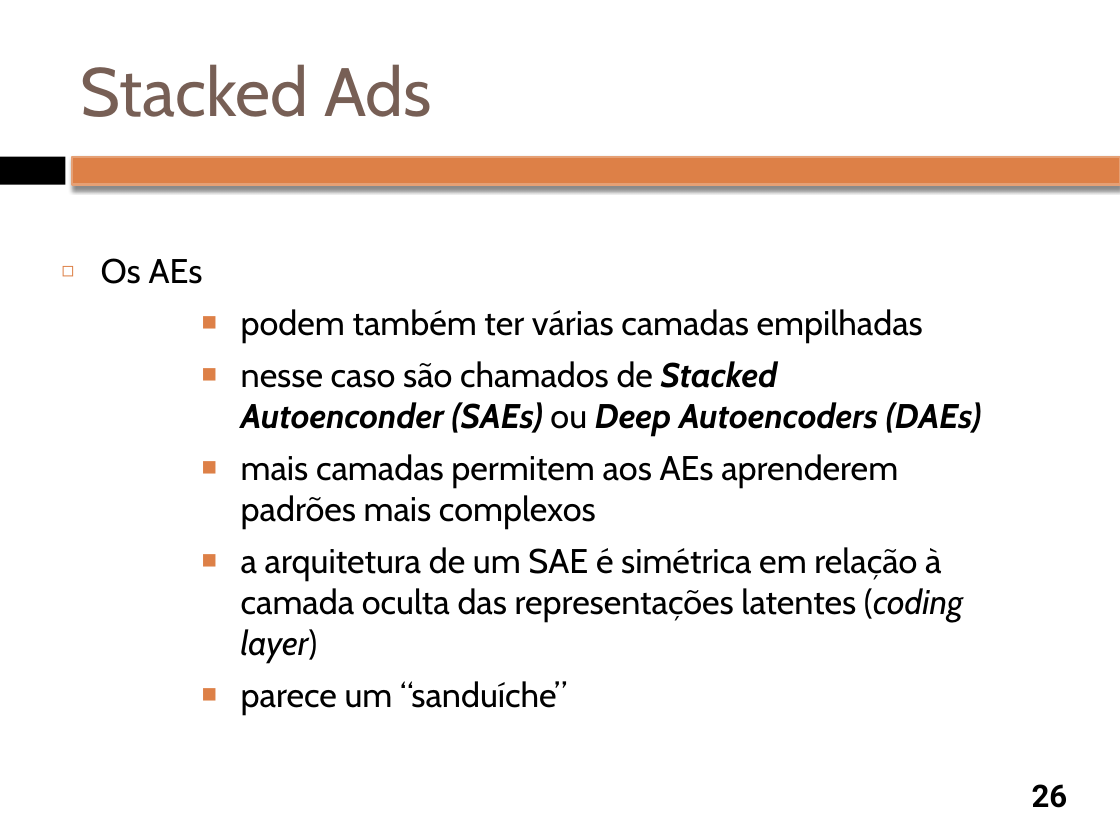
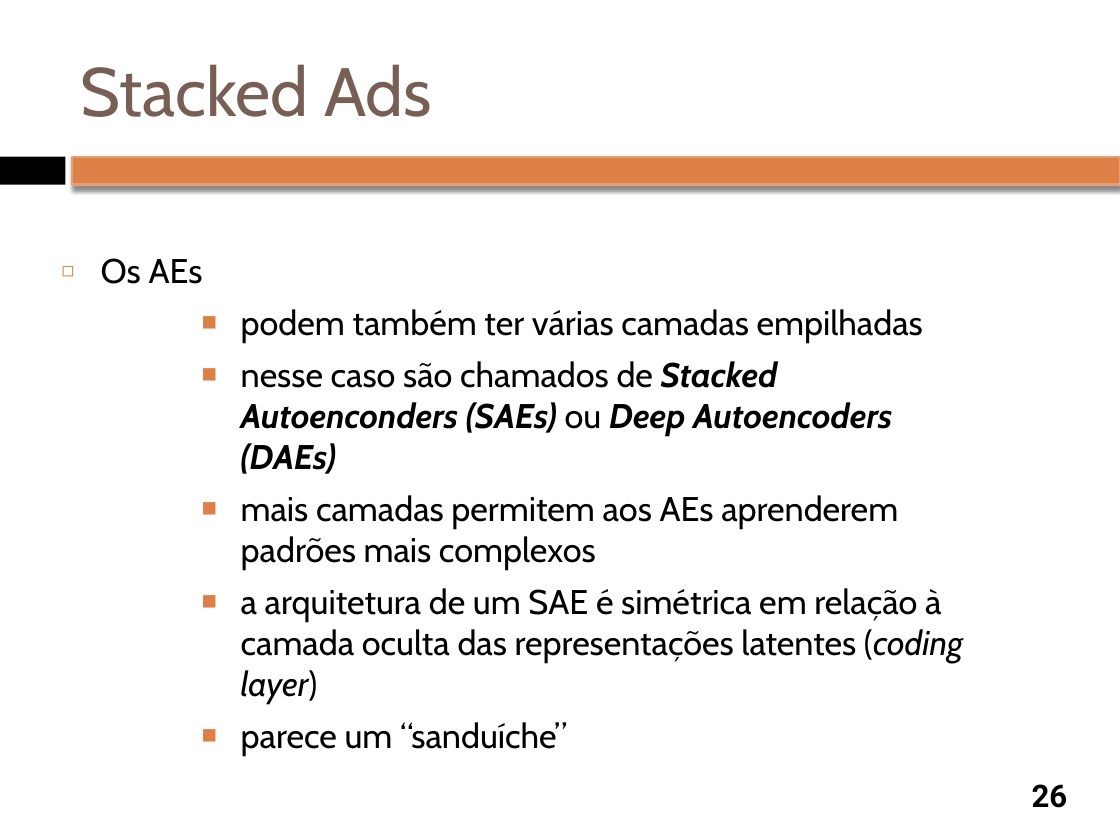
Before and after one commit to rgmantovani/advancedML, a slide deck: slide 26 of classes/Aula_04_AEs.pptx. Drawn at 1120x840 pixels with LibreOffice and Linux fonts; fonts in the diff are those of the drawing. Boxes give left, top, right and bottom in pixels: in the first picture for what was removed or moved away, otherwise in the second. Text is boxed around its words. In the diff, an @@ line names an element or a change of style, - is before the commit and + after.

```diff
--- a/classes/Aula_04_AEs.pptx
+++ b/classes/Aula_04_AEs.pptx
@@ text at box(241, 361, 892, 474): text changed @@
-      ■ nesse caso são chamados de Stacked Autoenconder (SAEs) ou Deep Autoencoders (DAEs)
+      ■ nesse caso são chamados de Stacked Autoenconders (SAEs) ou Deep Autoencoders (DAEs)
```
Also in this commit, not shown: 1 other file.
